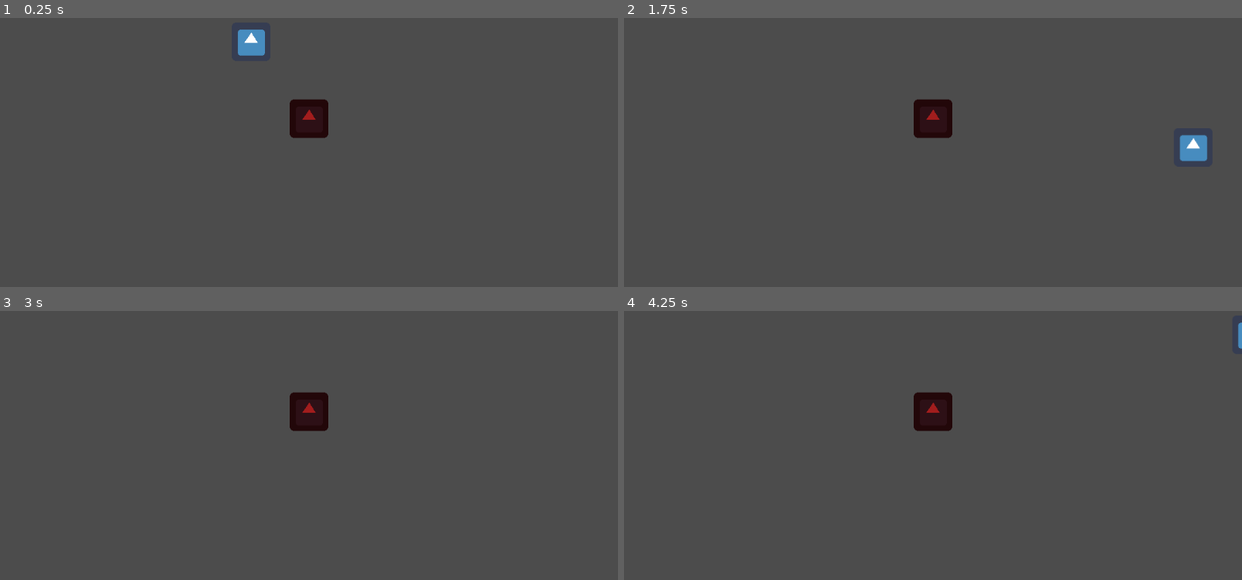
Above: before the commit, frames 1-4 (two rows, left to right).
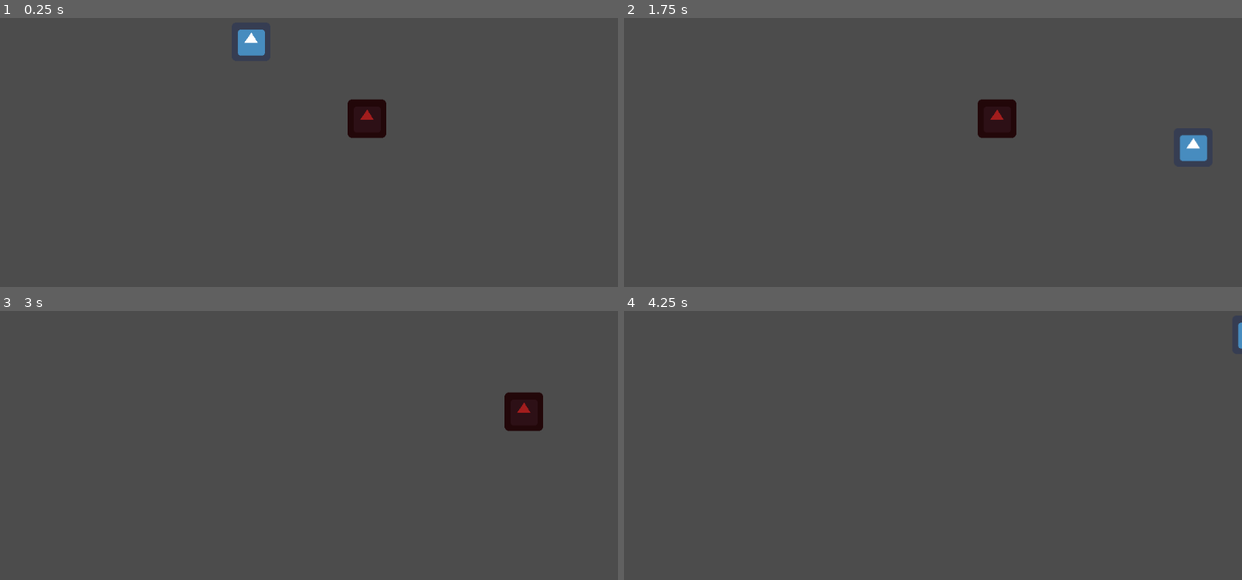
Above: after the commit, the same moments.

Repository: mfurtak/gmtk-game-jam-2019
Game: Godot game, scene res://Main.tscn
The game is run twice, just before and just after one commit, with the same random seed, the same clock (stepped at 60 frames per second) and the same inputs. The engine's default icon, where the game draws it, is replaced by a stand-in: a white triangle on a blue panel in a dark square.
Inputs:
- Up to frame 1 (0.25 s): no input
- Up to frame 2 (1.75 s): tap Enter at 0.5 s; hold Right (ui_right) 0.53-1.28 s; hold Down (ui_down) from 1.28 s (still down)
- Up to frame 3 (3 s): release Down (ui_down) at 2.03 s; hold Right (ui_right) 2.03-2.78 s; hold Up (ui_up) from 2.78 s (still down)
- Up to frame 4 (4.25 s): release Up (ui_up) at 3.53 s; hold Left (ui_left) from 3.53 s (still down)

The runs differ from the first frame. In frame 1, 1.8% of the frame differs, in the area x 46-63%, y 30-45%; in frame 2, 1.8%; in frame 3, 1.8%; in frame 4, 0.9%.

Commit message:
initial chasing

Diff:
--- a/gmtk-godot/Main.tscn
+++ b/gmtk-godot/Main.tscn
@@ -8,4 +8,4 @@
 [node name="Player" parent="." instance=ExtResource( 1 )]
 
 [node name="Thwomp" parent="." instance=ExtResource( 2 )]
-position = Vector2( 512, 320 )
+position = Vector2( 608, 320 )
--- a/gmtk-godot/Thwomp.gd
+++ b/gmtk-godot/Thwomp.gd
@@ -1,4 +1,11 @@
 extends KinematicBody2D
+
+var direction = Vector2()
+var velocity = Vector2()
+
+const SPEED = 30
+const TOP_SPEED = 40
+const DECELERATION = .7
 
 # Declare member variables here. Examples:
 # var a = 2
@@ -11,10 +18,23 @@
 
 # Called every frame. 'delta' is the elapsed time since the previous frame.
 func _process(delta):
+	var normal_direction = direction.normalized()
+
+	# velocity.x += max(min(normal_direction.x * SPEED, TOP_SPEED), -TOP_SPEED)
+	# velocity.y +=  max(min(normal_direction.y * SPEED, TOP_SPEED), -TOP_SPEED)
+	#print(normal_direction)
+	if normal_direction.x == 0:
+		velocity.x = lerp(velocity.x, 0, DECELERATION)
+	#if normal_direction.y == 0:
+	#	velocity.y = lerp(velocity.y, 0, DECELERATION)
+
+	velocity = move_and_slide(velocity)
 	if $LeftRayCast.is_colliding():
-		print("see you on the left!")
+		direction.x += -1
+		velocity.x += max(min(normal_direction.x * SPEED, TOP_SPEED), -TOP_SPEED)
 	if $RightRayCast.is_colliding():
-		print("see you on the right!")
+		direction.x += 1
+		velocity.x += max(min(normal_direction.x * SPEED, TOP_SPEED), TOP_SPEED)
 
 
 
